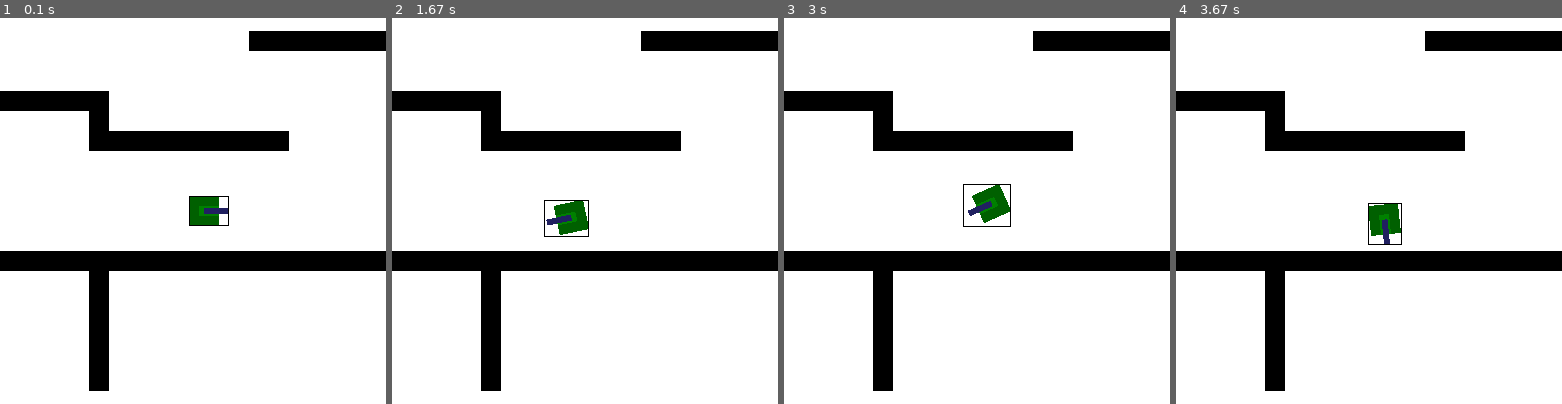
Above: before the commit, frames 1-4 (left to right).
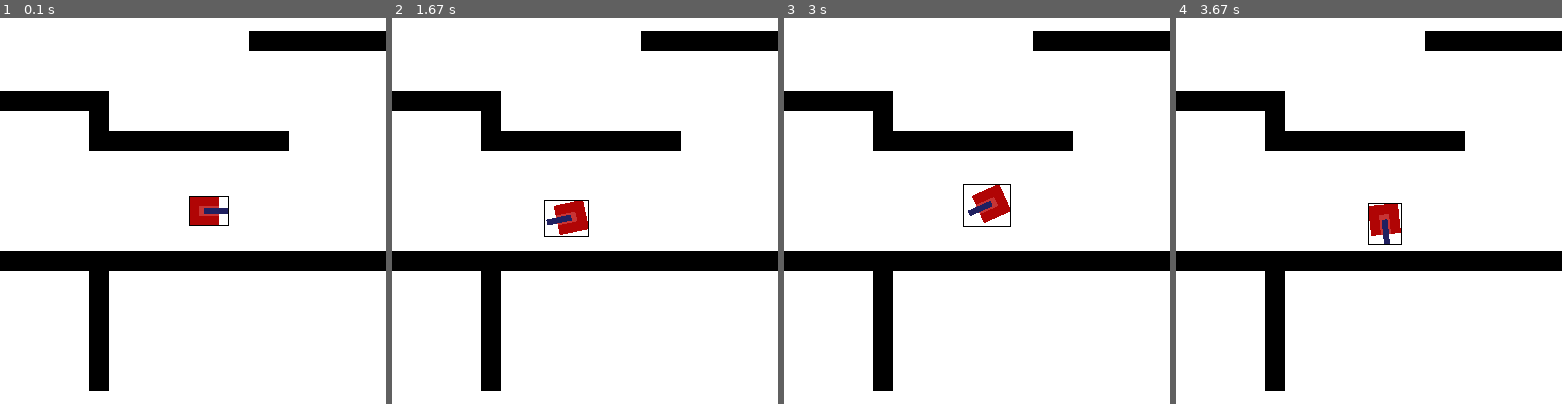
Above: after the commit, the same moments.

Repository: will-hd/Tank-Trouble
Game: pygame game, started from run.py
The game is run twice, just before and just after one commit, with the same random seed, the same clock (stepped at 60 frames per second) and the same inputs.
Inputs:
- Up to frame 1 (0.1 s): no input
- Up to frame 2 (1.67 s): hold D 0.33-0.8 s; hold Right 0.33-0.8 s; hold Right 0.83-1.3 s; hold D 0.83-1.3 s; hold Up 1.33-1.63 s; hold W 1.33-1.63 s
- Up to frame 3 (3 s): hold Right 1.67-2.13 s; hold D 1.67-2.13 s; hold Left 2.17-2.7 s; hold A 2.17-2.7 s; hold Down from 2.73 s (still down); hold S from 2.73 s (still down)
- Up to frame 4 (3.67 s): release Down at 3.03 s; release S at 3.03 s; hold Left 3.07-3.47 s; hold A 3.07-3.47 s; hold Up from 3.5 s (still down); hold W from 3.5 s (still down)
The pictures show only the part of the screen within x 23-73%, y 25-75%; the shares and areas given below are measured in that part.

The runs differ from the first frame. In frame 1, 0.5% of the frame differs, in the area x 49-57%, y 46-54%; in frame 2, 0.5%; in frame 3, 0.5%, in the area x 48-59%, y 43-54%; in frame 4, 0.5%.

Commit message:
feat: two tanks, two different colors

Diff:
--- a/constants.py
+++ b/constants.py
@@ -5,3 +5,8 @@
 WHITE = (255, 255, 255)
 BLACK = (0, 0, 0)
 BULLET_COLOR = (82, 72, 72)
+
+
+TANK_COLORS = [
+    [(0, 96, 0), (0, 128, 0), (32, 32, 96)],
+    [(176, 5, 5), (199, 52, 52), (32, 32, 96)]]
--- a/run.py
+++ b/run.py
@@ -26,8 +26,8 @@
 
         self.create_map()
 
-        self.tank1 = Tank(self, PLAYER_ID=1)
-        self.tank2 = Tank(self, PLAYER_ID=2)
+        self.tank1 = Tank(self, PLAYER_ID=0)
+        self.tank2 = Tank(self, PLAYER_ID=1)
 
 
     def run(self):
--- a/tank.py
+++ b/tank.py
@@ -33,9 +33,12 @@
         in rotations
         """
         self.image = pygame.Surface([40, 30], pygame.SRCALPHA)
-        pygame.draw.rect(self.image, (0, 96, 0), (0, 0, 30, 30)) # Tank body
-        pygame.draw.rect(self.image, (0, 128, 0), (10, 10, 20, 10)) # Tank turret
-        pygame.draw.rect(self.image, (32, 32, 96), (15, 12, 25, 6)) # Tank barrel
+        # Tank body
+        pygame.draw.rect(self.image, constants.TANK_COLORS[self.PLAYER_ID][0], (0, 0, 30, 30))
+        # Tank turret
+        pygame.draw.rect(self.image, constants.TANK_COLORS[self.PLAYER_ID][1], (10, 10, 20, 10))
+        # Tank barrel
+        pygame.draw.rect(self.image, constants.TANK_COLORS[self.PLAYER_ID][2], (15, 12, 25, 6))
 
         self.mask = pygame.mask.from_surface(self.image)
 
@@ -89,7 +92,7 @@
         self.dpos += self.direction * self.tank_speed * forward
 
     def handle_key_press(self, keys):
-        if self.PLAYER_ID == 1:
+        if self.PLAYER_ID == 0:
             if keys[pygame.K_RIGHT]:
                     self.angle -= 6
             if keys[pygame.K_LEFT]:
@@ -104,7 +107,7 @@
                 if self.can_shoot():
                     self.create_bullet()
 
-        if self.PLAYER_ID == 2:
+        if self.PLAYER_ID == 1:
             if keys[pygame.K_d]:
                     self.angle -= 6
             if keys[pygame.K_a]:
